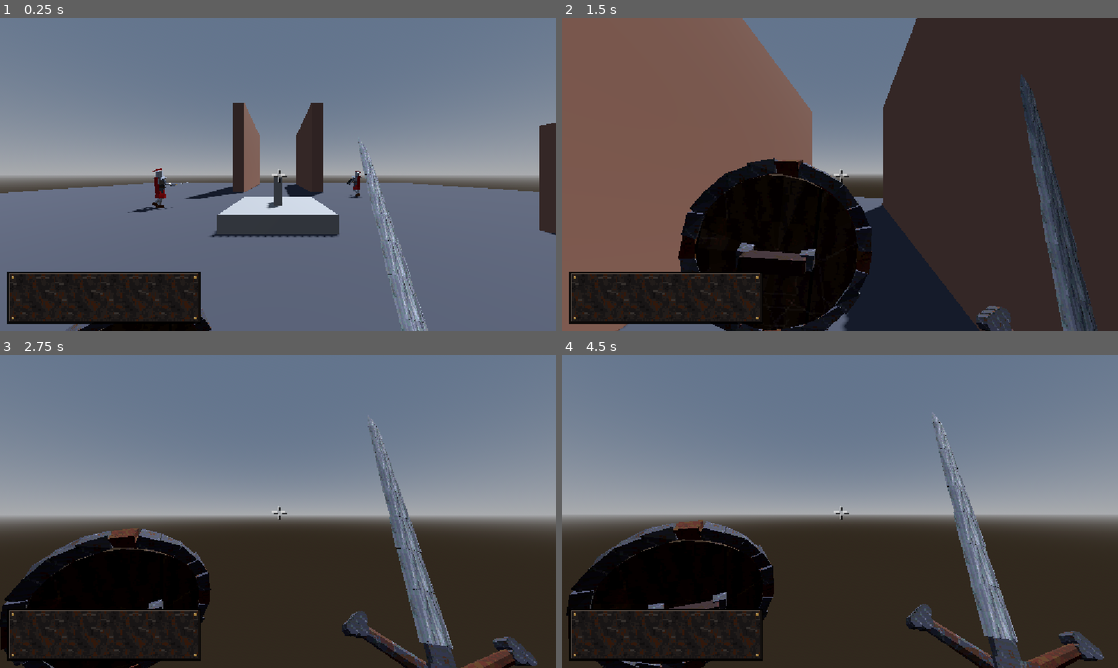
Above: before the commit, frames 1-4 (two rows, left to right).
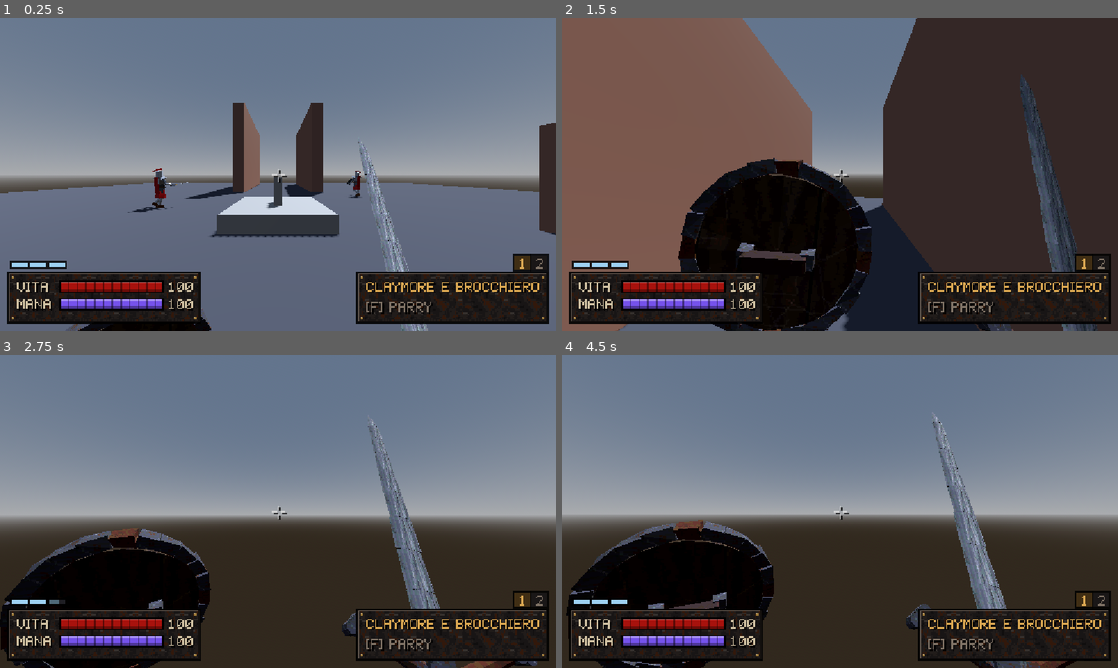
Above: after the commit, the same moments.

Repository: BigScavatore/deathless-godot
Game: Godot game, scene res://main.tscn
Two runs of this game, one before a commit and one after it. Both use one fixed random seed, a clock stepped at 60 frames per second and the inputs below. The project has no main scene, so this scene is started directly.
Inputs (mouse positions are in pixels of both pictures, inside the frame that each line leads up to):
- Up to frame 1 (0.25 s): no input
- Up to frame 2 (1.5 s): move the mouse to (867, 174) at 0.52 s; press the mouse at (867, 174) at 0.53 s; hold W (move_forward) from 0.53 s (still down); tap Space (jump) at 0.77 s; move the mouse to (812, 174) at 1.27 s; release the mouse at (812, 174) at 1.28 s; right-click (812, 174) at 1.35 s
- Up to frame 3 (2.75 s): keep holding W (move_forward); tap Space (jump) at 1.52 s; move the mouse to (289, 505) at 2.02 s; tap Shift (dash) at 2.1 s
- Up to frame 4 (4.5 s): keep holding W (move_forward); move the mouse to (834, 517) at 2.77 s; tap R (next_mode) at 2.85 s; click (834, 517) at 2.92 s; tap Space (jump) at 3.02, 3.77 s; move the mouse to (878, 514) at 3.52 s; hold F (parry) 3.53-4.28 s; move the mouse to (795, 508) at 4.27 s; tap Ctrl (slide) at 4.35 s

The runs differ from the first frame. In frame 1, 8.1% of the frame differs, in the area x 1-99%, y 75-98%; in frame 2, 6.3%; in frame 3, 5.7%; in frame 4, 5.8%.
Error before the commit: Parse Error: Cannot find member "size" in base "Vector2i". (res://ui/pixel_font.gd:129)

Commit message:
Fix pixel font build (Vector2i has no size) and HUD canvas typing
Co-Authored-By: Claude Opus 5.5 <noreply@anthropic.com>
Claude-Session: https://claude.ai/code/session_01KL6evxLu5HvZZzkyFzKgem

Diff:
--- a/magic/spell.gd
+++ b/magic/spell.gd
@@ -19,7 +19,7 @@
 @export var cooldown := 0.3
 ## Colore della magia: cristallo del bastone, HUD, proiettili.
 @export var color := Color(0.6, 0.45, 1.0)
-@export var icon: PackedStringArray = []
+@export var icon := PackedStringArray()
 
 
 ## Lancia l'incantesimo. `aim`: origine = punto da cui parte, -Z = direzione (verso il mirino).
--- a/player/hud.gd
+++ b/player/hud.gd
@@ -58,8 +58,9 @@
 	viewport.handle_input_locally = false
 	viewport.gui_disable_input = true
 	container.add_child(viewport)
-	_canvas = Canvas.new()
-	_canvas.hud = self
+	var canvas := Canvas.new()
+	canvas.hud = self
+	_canvas = canvas
 	_canvas.texture_filter = CanvasItem.TEXTURE_FILTER_NEAREST
 	_canvas.mouse_filter = Control.MOUSE_FILTER_IGNORE
 	_canvas.set_anchors_preset(Control.PRESET_FULL_RECT)
--- a/ui/pixel_font.gd
+++ b/ui/pixel_font.gd
@@ -126,7 +126,7 @@
 		return
 	var total := 0
 	for ch in GLYPHS:
-		total += _trimmed(ch).size.y + 1
+		total += _trimmed(ch).y + 1
 	var img := Image.create(maxi(total, 1), HEIGHT, false, Image.FORMAT_RGBA8)
 	var x := 0
 	for ch in GLYPHS:
